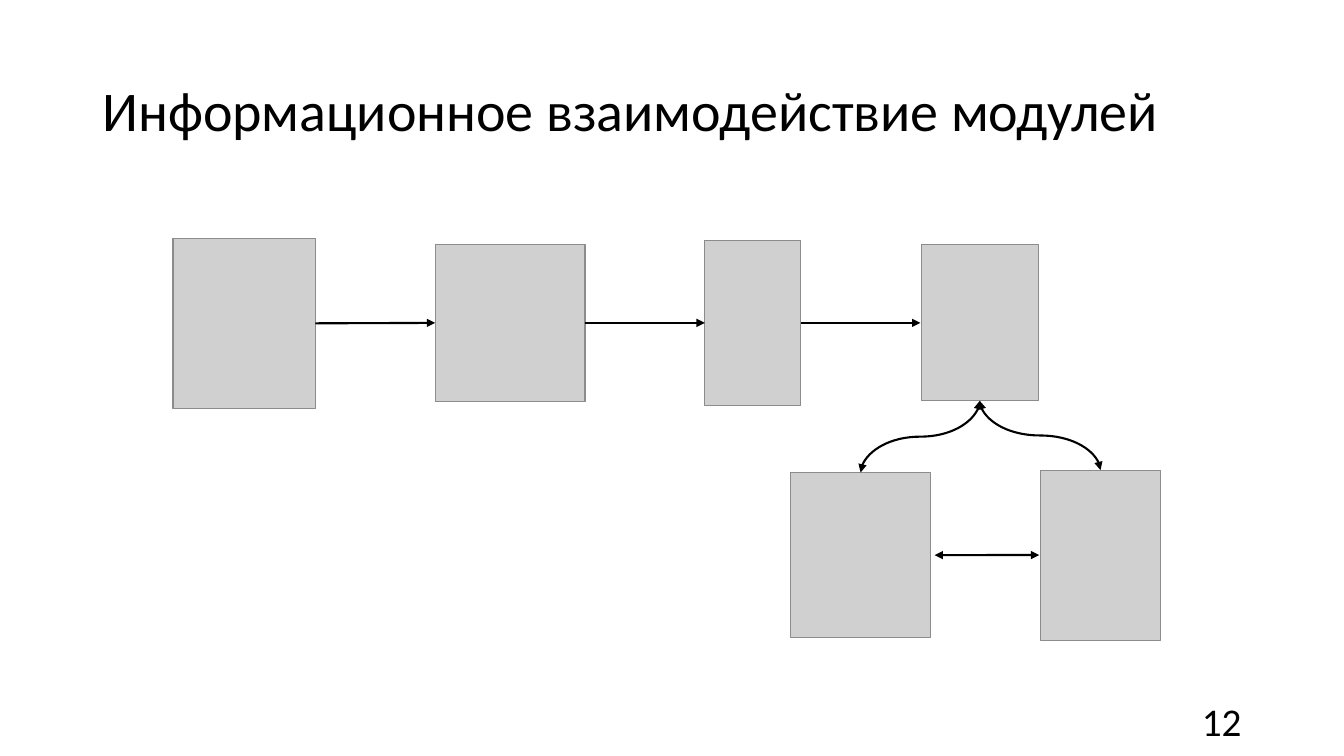
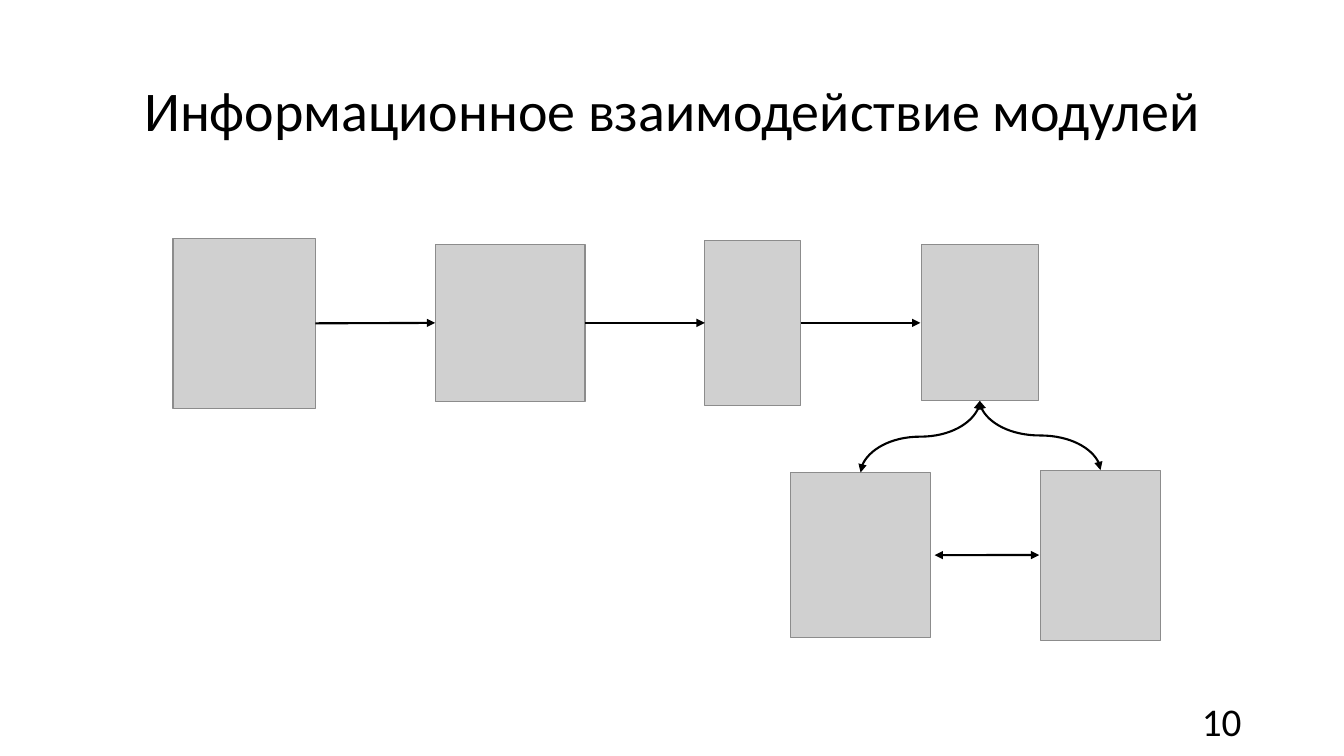
Before and after one commit to churakovra/graduateWork, a slide deck: slide 10 of product/vkr_pres_for_printing.pptx (slide 12 before the commit). Drawn at 1344x756 pixels with LibreOffice and Linux fonts; fonts in the diff are those of the drawing; grey boxes stand for pictures. Boxes give left, top, right and bottom in pixels: in the first picture for what was removed or moved away, otherwise in the second. Text is boxed around its words. In the diff, an @@ line names an element or a change of style, - is before the commit and + after.

```diff
--- a/product/vkr_pres_for_printing.pptx
+++ b/product/vkr_pres_for_printing.pptx
@@ title "Информационное взаимодействие модулей" at (x1=144, y1=93, x2=1200, y2=141): alignment left to centre @@
@@ text at (x1=1202, y1=710, x2=1242, y2=737): text changed @@
-12
+10
```
Also in this commit, not shown: 17 other slides changed, 3 slides added, 4 slides removed, 10 other files.
